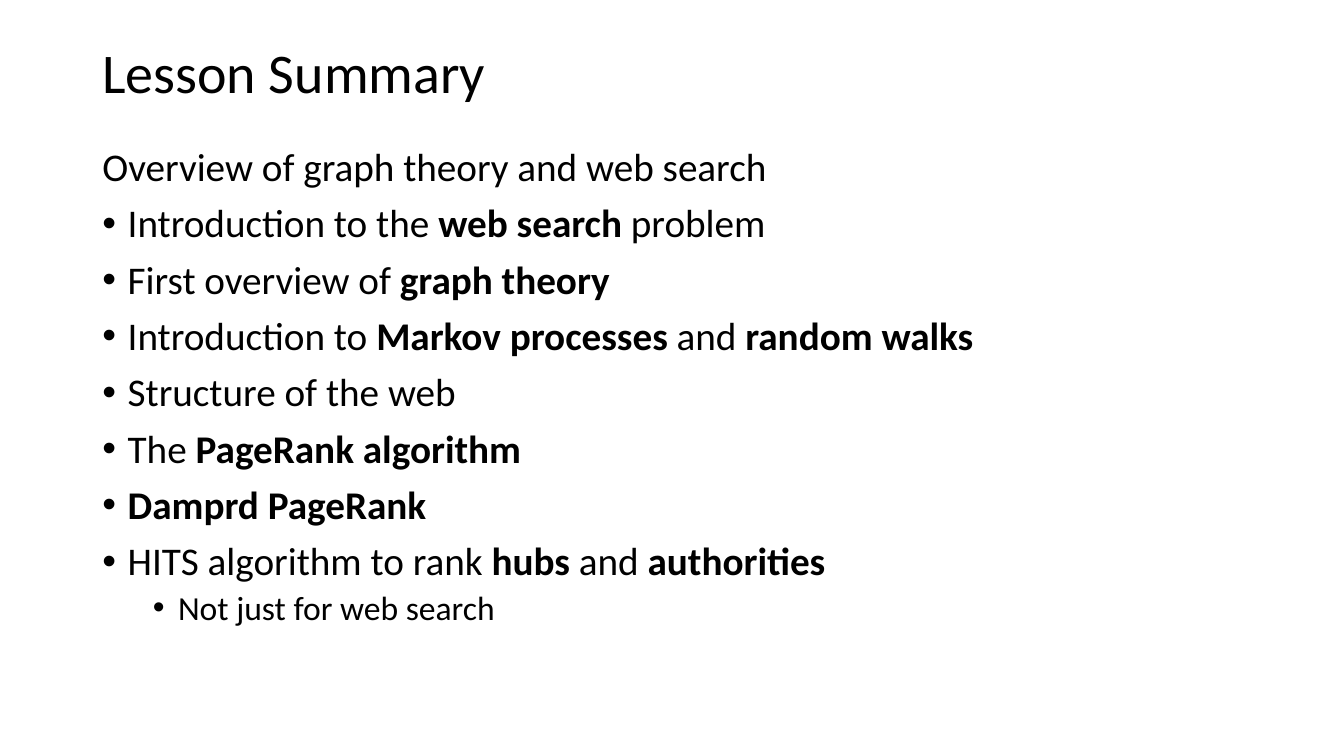
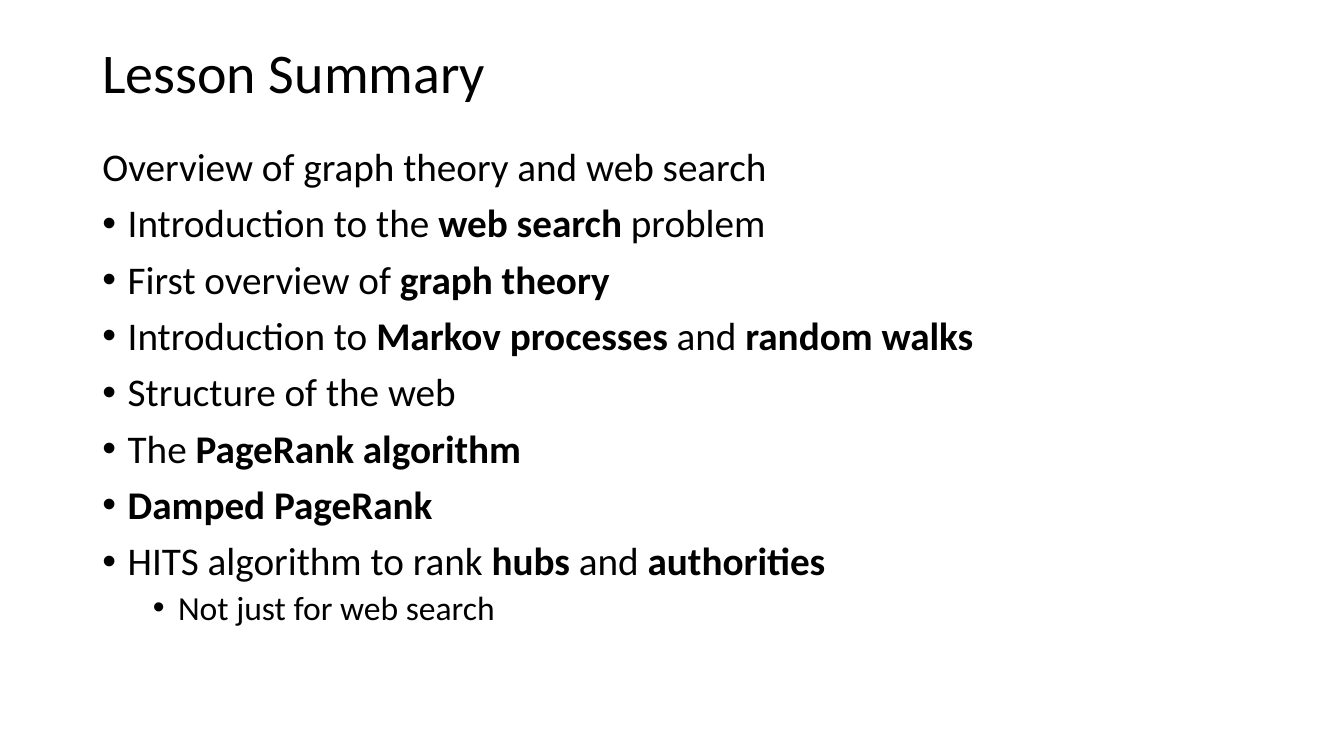
Before and after one commit to StephenElston/CSCI-E-108, a slide deck: slide 55 of slides/5_WebSearching.pptx. Drawn at 1344x756 pixels with LibreOffice and Linux fonts; fonts in the diff are those of the drawing. Boxes give left, top, right and bottom in pixels: in the first picture for what was removed or moved away, otherwise in the second. Text is boxed around its words. In the diff, an @@ line names an element or a change of style, - is before the commit and + after.

```diff
--- a/slides/5_WebSearching.pptx
+++ b/slides/5_WebSearching.pptx
@@ text at <box>128,491,432,526</box>: text changed @@
-• Damprd PageRank
+• Damped PageRank
```
Also in this commit, not shown: 6 other slides changed, 2 slides added, 2 slides removed.
